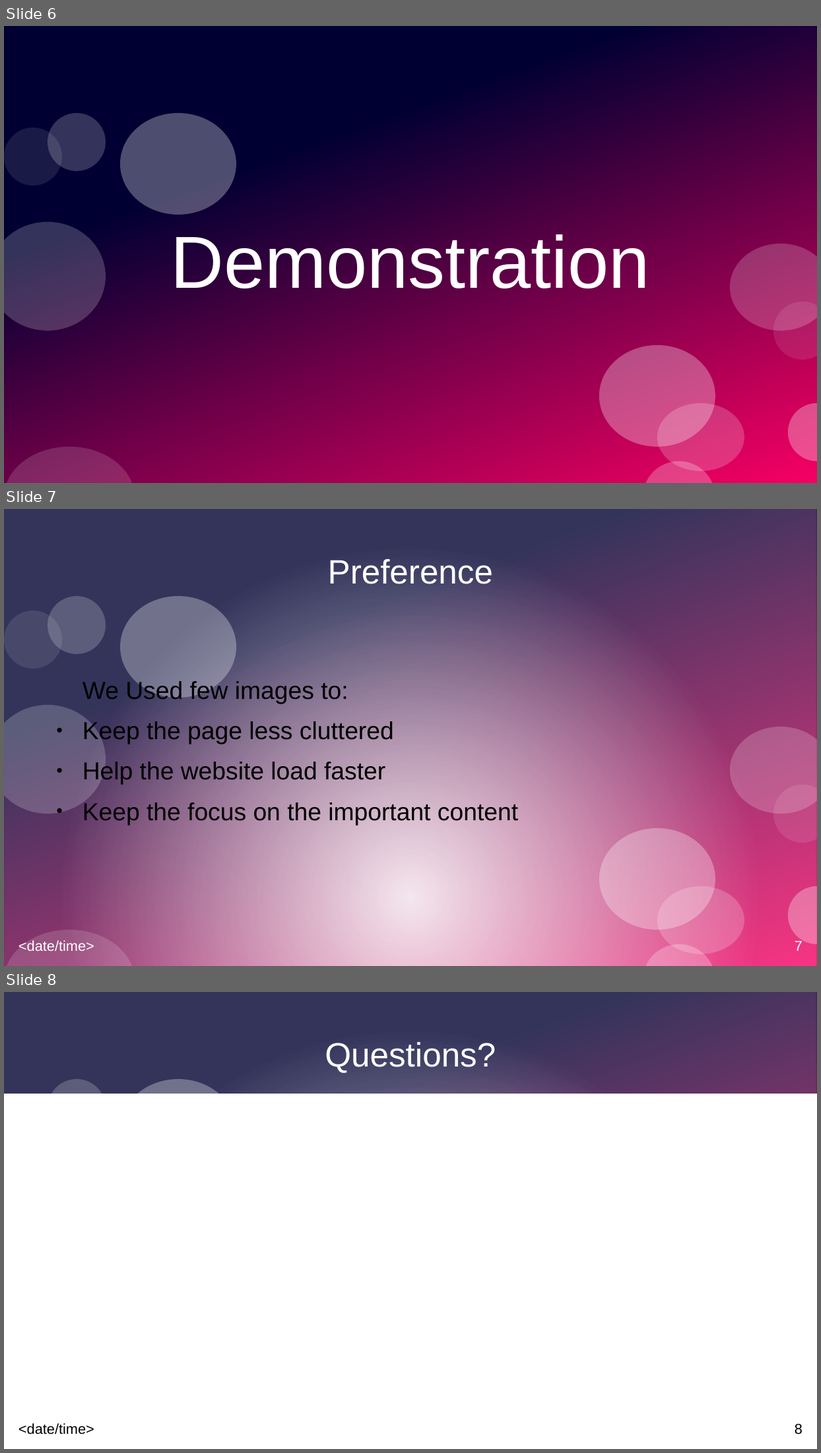
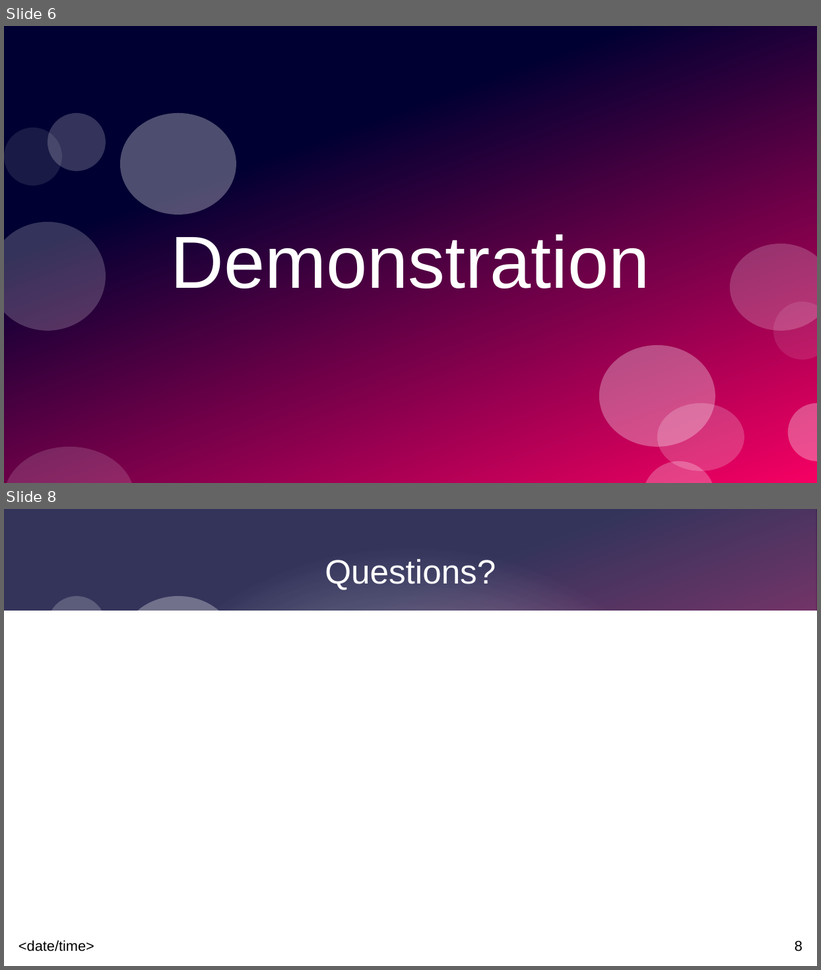
Before and after one commit to sr66139p/CIT-231-Term-Project, a slide deck: term-project-presentation.pptx. Shown one above the other, each under a label of ours: slides 6, 7 and 8 before the commit, slides 6 and 8 after it; the slides between them are not shown. The pictures are 821x1453 and 821x970 pixels, drawn with LibreOffice and Linux fonts; fonts in the diff are those of the drawing. Boxes give left, top, right and bottom in pixels: in the first picture for what was removed or moved away, otherwise in the second. Text is boxed around its words. In the diff, an @@ line names an element or a change of style, - is before the commit and + after.

```diff
--- a/term-project-presentation.pptx
+++ b/term-project-presentation.pptx
@@ slide 7 removed at (4,509,817,966), background #FFFFFF; not listed: 14 template elements that a slide beside it also shows @@
@@ title removed at (328,559,493,584) @@
-Preference
@@ text removed at (83,680,518,825) @@
-We Used few images to:
-● Keep the page less cluttered
-● Help the website load faster
-● Keep the focus on the important content
@@ text removed at (19,941,94,951) @@
-<date/time>
```
Also in this commit, not shown: 2 slides changed, 1 slide added.
